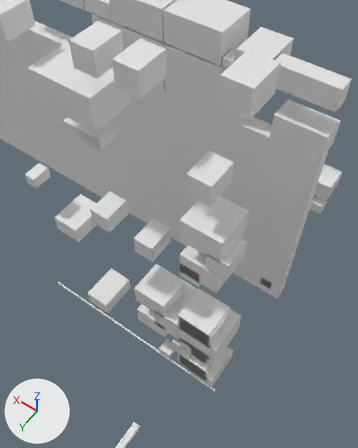
One commit to the glTF model media/3d/site_model.glb: the scene before it, then after it.
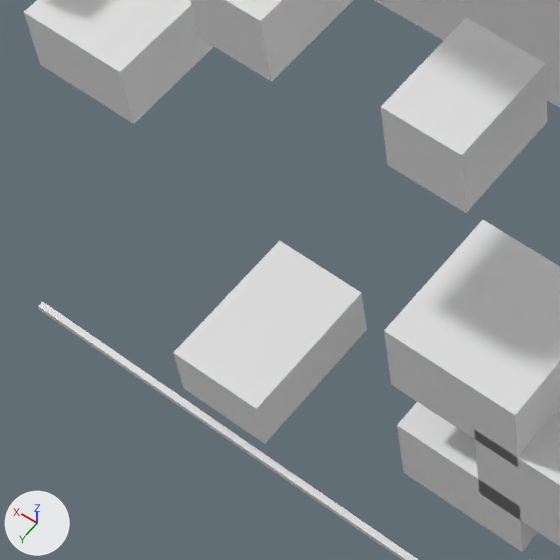
Each version appears first from a 50 mm camera at (8657.0, 7525.0, 22914.0) aimed at (16486.0, -3436.0, 5690.0), and next in a close-up on the part from 14% to 48% of the width and 48% to 76% of the height. The lights are fixed; the arrows at lower left show +X, +Y and +Z. The last two pictures show the newer version. Where no turn or scale is listed for an object, it has been applied to the vertices.

Objects in the first close-up: 'BLOW_MOLD', 'DUCKWEED', 'ELECTRODE_COAT', 'MET_MELT', 'POLY_FIBER', 'Q4_BUS', 'WIRE_DRAW', 'WS_PEROX', 'WS_SLURRY'.
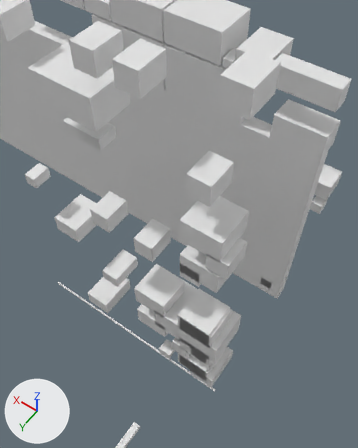
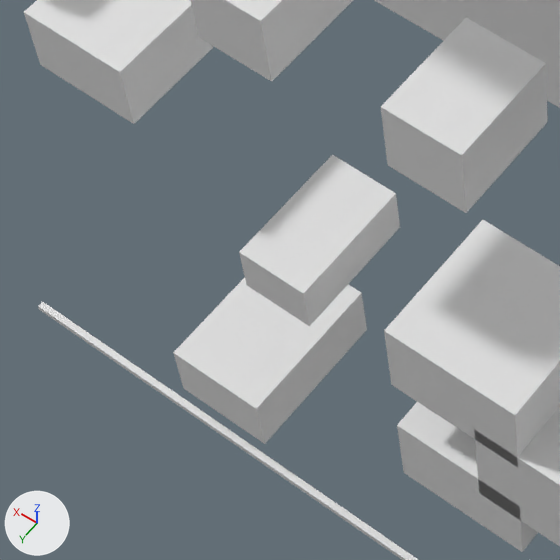
The change in detail:
Mesh me_ree_recover is new.
It is a box spanning x 17300.0..18100.0, y -1400.0..0.0, z 4200.0..4800.0.
Object 'REE_RECOVER' (ob_ree_recover) is new; it shows me_ree_recover.
Its location is (0.0, 0.0, 0.0).

Changed parts and their boxes (x1, y1, x2, y2) in the close-ups (560 x 560 px):
'REE_RECOVER', added: after (239, 154, 400, 326)
